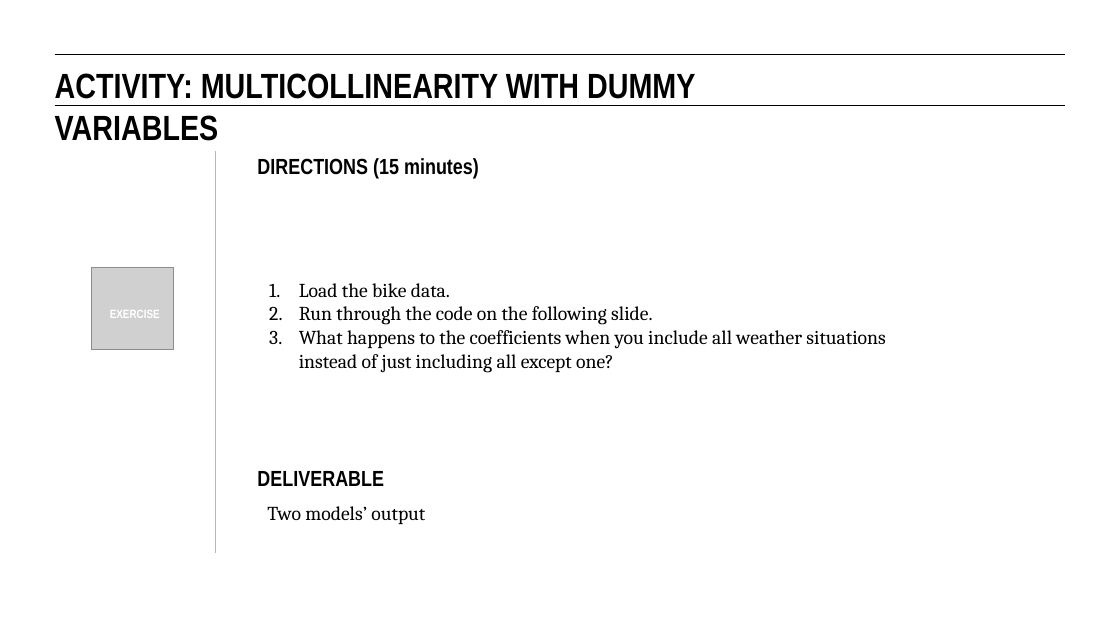
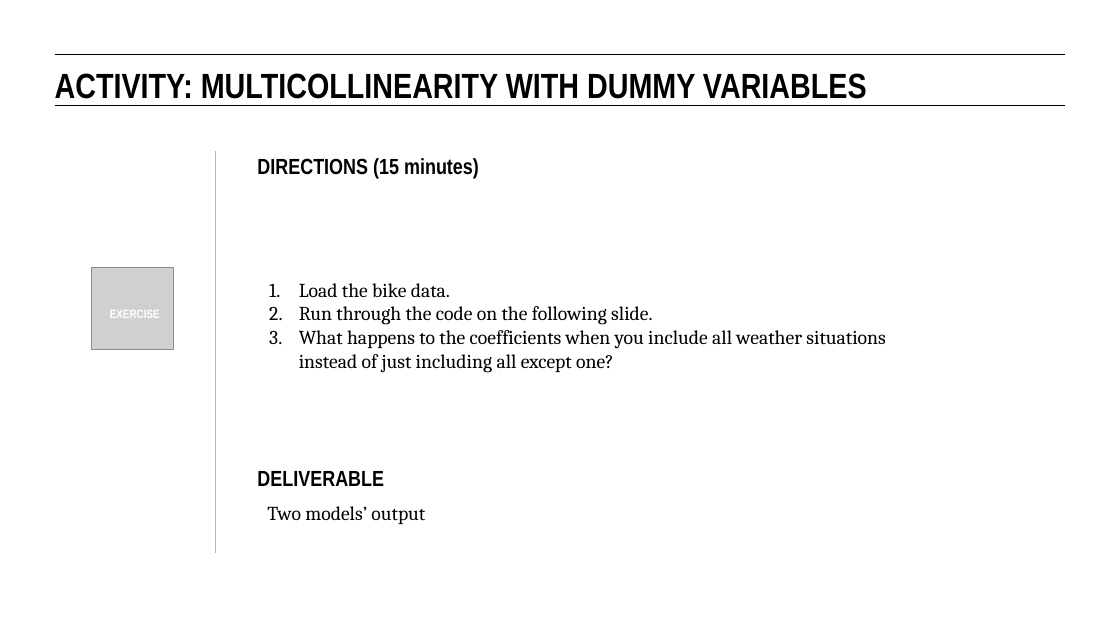
Before and after one commit to eflautt/ga-data-science, a slide deck: slide 33 of lessons/lesson-06/assets/slides/06-intro-to-regression-analysis.pptx. Drawn at 1120x629 pixels with LibreOffice and Linux fonts; fonts in the diff are those of the drawing; grey boxes stand for pictures. Boxes give left, top, right and bottom in pixels: in the first picture for what was removed or moved away, otherwise in the second. Text is boxed around its words. In the diff, an @@ line names an element or a change of style, - is before the commit and + after.

```diff
--- a/lessons/lesson-06/assets/slides/06-intro-to-regression-analysis.pptx
+++ b/lessons/lesson-06/assets/slides/06-intro-to-regression-analysis.pptx
@@ text "ACTIVITY: MULTICOLLINEARITY WITH DUMMY VARIABLES" rewrapped from (55, 73, 695, 141) to (55, 73, 867, 99) @@
```
Also in this commit, not shown: 15 other slides changed, 24 other files.
